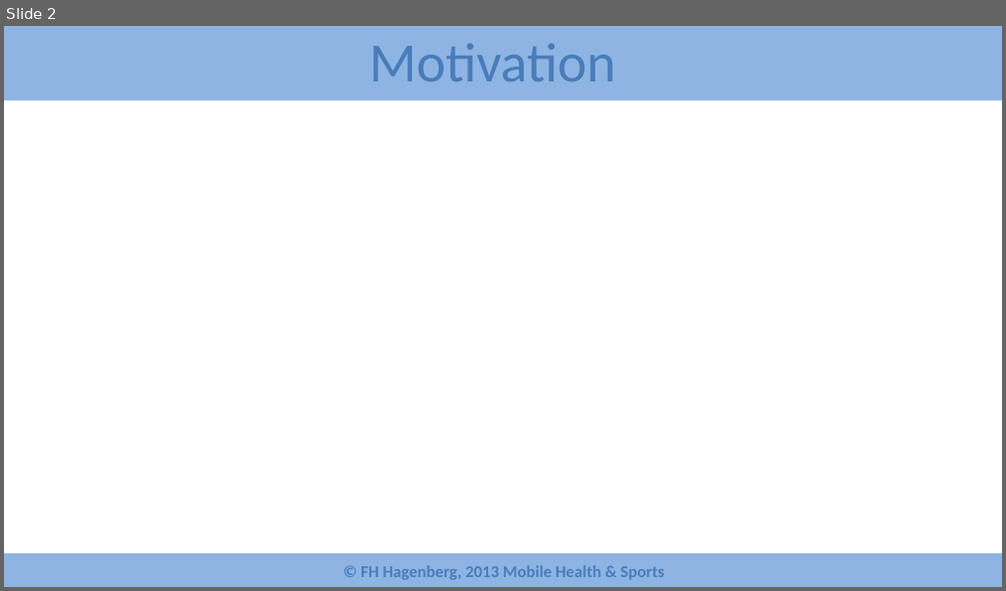
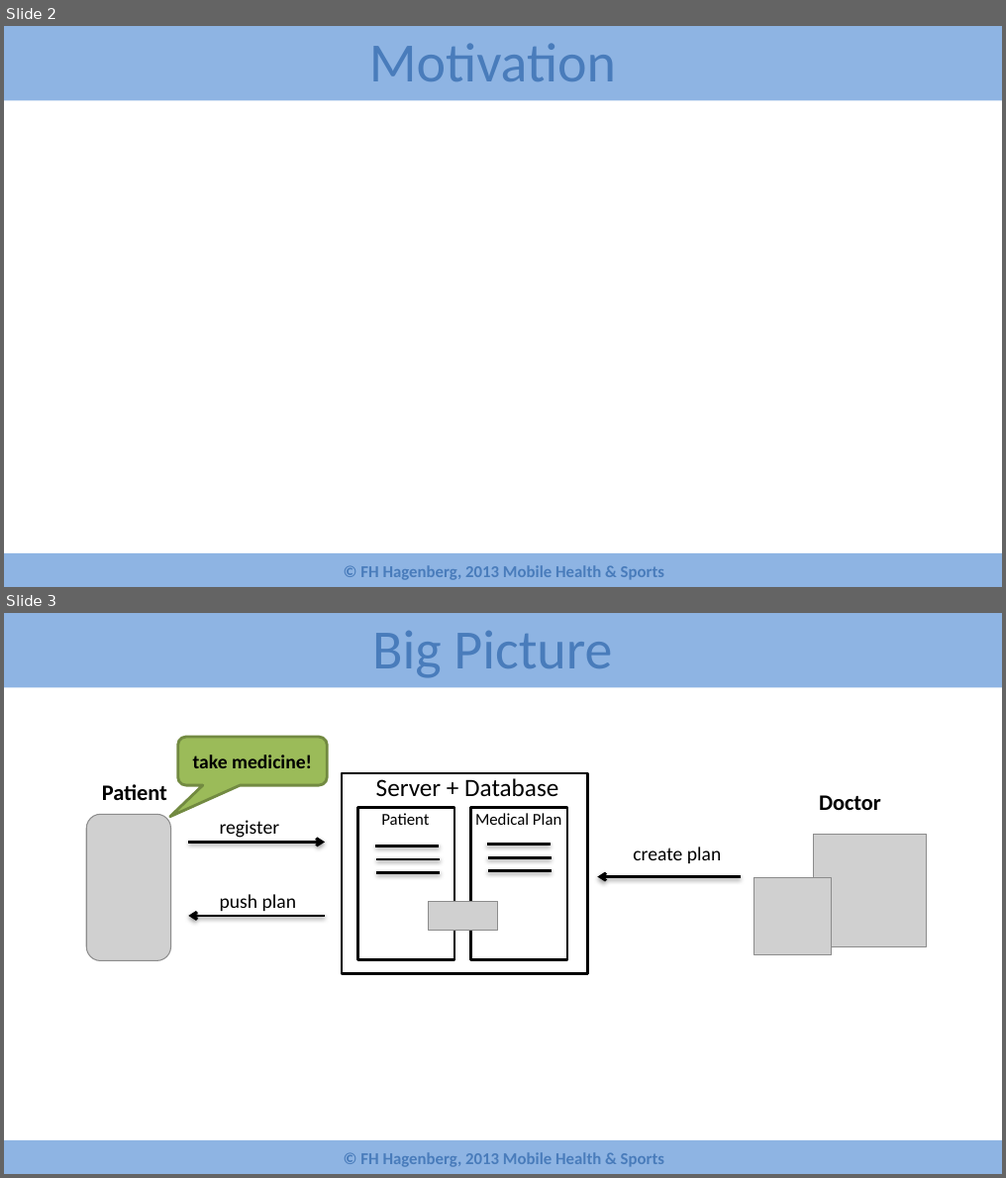
Before and after one commit to chrisdoc/drugme, a slide deck: drugme.pptx. Shown one above the other, each under a label of ours: slide 2 before the commit, slides 2 and 3 after it. The pictures are 1006x591 and 1006x1178 pixels, drawn with LibreOffice and Linux fonts; fonts in the diff are those of the drawing; grey boxes stand for pictures; background and template pictures are left out. Boxes give left, top, right and bottom in pixels: in the first picture for what was removed or moved away, otherwise in the second. Text is boxed around its words. In the diff, an @@ line names an element or a change of style, - is before the commit and + after.

Commit message:
präsi

```diff
--- a/drugme.pptx
+++ b/drugme.pptx
@@ slide 3 added at (4,613,1002,1174), background #FFFFFF; not listed: 2 template elements that a slide beside it also shows @@
@@ title added at (372,631,612,678), 40 pt, text #497CBB @@
+Big Picture
@@ rounded speech box added at (177,737,327,785), fill #9BBB59, outline #738A42 2 pt, 14 pt, text #000000, bold @@
+take medicine!
@@ text added at (102,784,167,800), 16 pt, text #000000, bold @@
+Patient
@@ rectangle added at (342,773,587,974), fill #FFFFFF, outline #000000 2 pt @@
@@ text added at (376,778,558,797), 18 pt, text #000000 @@
+Server + Database
@@ picture added at (87,815,171,961) @@
@@ text added at (220,820,279,838), 14 pt, text #000000 @@
+register
@@ rectangle added at (358,808,454,960), fill #FFFFFF, outline #000000 2 pt @@
@@ text added at (381,813,429,825), 12 pt, text #000000 @@
+Patient
@@ rectangle added at (471,808,567,960), fill #FFFFFF, outline #000000 2 pt @@
@@ text added at (475,813,561,825), 12 pt, text #000000 @@
+Medical Plan
@@ text added at (819,795,881,810), 16 pt, text #000000, bold @@
+Doctor
@@ arrow added from (188, 843) to (325, 843), #000000 2 pt @@
@@ line added from (375, 847) to (439, 847), #000000 2 pt @@
@@ line added from (487, 845) to (550, 845), #000000 2 pt @@
@@ text added at (633,847,721,863), 14 pt, text #000000 @@
+create plan
@@ picture added at (813,834,926,947) @@
@@ line added from (376, 860) to (440, 860), #000000 2 pt @@
@@ line added from (376, 872) to (440, 872), #000000 2 pt @@
@@ line added from (488, 858) to (551, 858), #000000 2 pt @@
@@ line added from (488, 871) to (551, 871), #000000 2 pt @@
@@ arrow added from (741, 876) to (598, 876), #000000 2 pt @@
@@ picture added at (754,878,833,957) @@
@@ text added at (220,894,296,911), 14 pt, text #000000 @@
+push plan
@@ picture added at (428,901,497,931) @@
@@ arrow added from (325, 916) to (188, 916), #000000 2 pt @@
```
